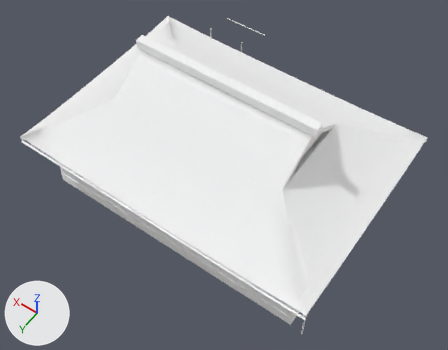
Renders of the glTF model public/assets/models/architecture/minka-kawara_2.glb from each side of a commit.
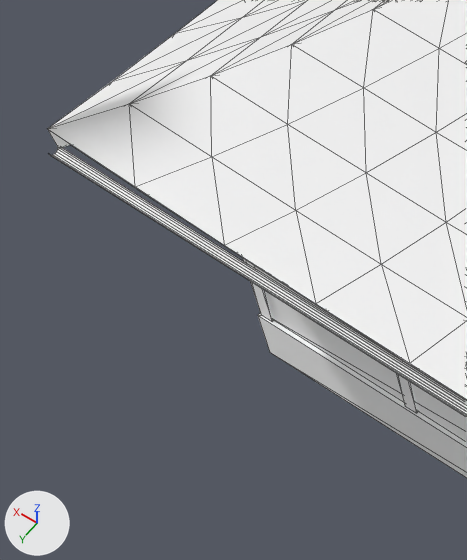
Old and new are each drawn whole from a 50 mm lens placed at (-11.21, 15.68, 25.38), pointed at (-0.63, 0.87, 2.1) and again close up on the part from 2% to 23% of the width and 32% to 63% of the height. The axes (+X, +Y, +Z) are drawn at lower left. The lights are the same throughout. The older version's two pictures come first. The close-ups show mesh edges as thin lines. Where no turn or scale is listed for an object, it has been applied to the vertices. Vertices at exactly the same position are counted once.

The scene before the commit, as lines of its bpy script (objects in view):
```python
me_minka_kawara_2 = bpy.data.meshes.new('minka-kawara_2')
me_minka_kawara_2.from_pydata(...)  # 2021 vertices, 3626 faces; spans x -7.8..7.8, y -6.7..6.7, z -3.6..3.6
me_minka_kawara_2.materials.append(mat_stone_granite)  # white #ffffff
me_minka_kawara_2.materials.append(mat_wood_frame)  # white #ffffff
me_minka_kawara_2.materials.append(mat_wood_siding)  # white #ffffff
me_minka_kawara_2.materials.append(mat_plaster_white)  # white #ffffff
me_minka_kawara_2.materials.append(mat_wood_dark)  # white #ffffff
me_minka_kawara_2.materials.append(mat_wood_old)  # white #ffffff
me_minka_kawara_2.materials.append(mat_interior_dark)  # white #ffffff
me_minka_kawara_2.materials.append(mat_glass)  # white #ffffff
me_minka_kawara_2.materials.append(mat_aluminium)  # white #ffffff
me_minka_kawara_2.materials.append(mat_wood_planks)  # white #ffffff
me_minka_kawara_2.materials.append(mat_roof_kawara)  # white #ffffff
me_minka_kawara_2.materials.append(mat_roof_soffit)  # white #ffffff
me_minka_kawara_2.materials.append(mat_roof_kawara_ridge)  # white #ffffff
me_minka_kawara_2.materials.append(mat_metal_grey)  # white #ffffff
me_minka_kawara_2.materials.append(mat_bamboo_green)  # white #ffffff
ob_minka_kawara_2 = bpy.data.objects.new('minka-kawara_2', me_minka_kawara_2)
ob_minka_kawara_2.location = (0.0, -1.08, 3.63)
```
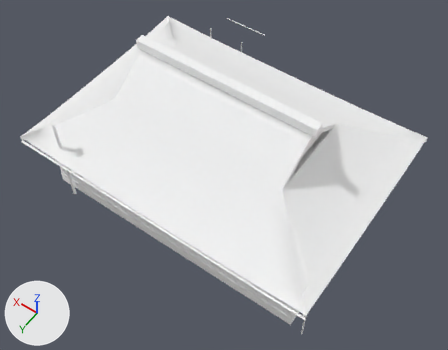
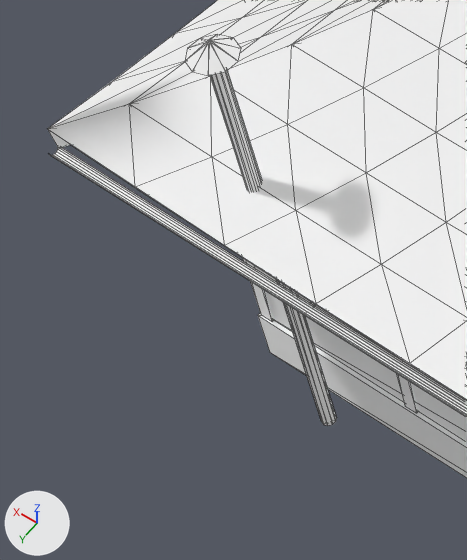
Pixel boxes [x1, y1, x2, y2] of what changed, in the close-ups (467 x 560 px):
part 1 of me_minka_kawara_2, added
    after: [210, 71, 337, 426]
part 2 of me_minka_kawara_2, added
    after: [185, 34, 241, 75]

Edits to the bpy script that builds the scene:
```text
Add mat_metal_dark:
    mat_metal_dark = principled_material('metal_dark')
    mat_metal_dark.base_color = (1.0, 1.0, 1.0)  # white #ffffff
    mat_metal_dark.metallic = 1.0
    mat_metal_dark.roughness = 1.0
Change me_minka_kawara_2:
    used by ob_minka_kawara_2; location = (0.0, -1.08, 3.63)
    remove me_minka_kawara_2.from_pydata(...)  # 2021 vertices, 3626 faces; spans x -7.8..7.8, y -6.7..6.7, z -3.6..3.6
    add me_minka_kawara_2.from_pydata(...)  # 2081 vertices, 3730 faces; spans x -7.8..7.8, y -6.7..6.7, z -3.6..3.6
    me_minka_kawara_2 part 1: a new loose piece, a 10-sided cylinder along z spanning x 5.58..5.72, y 5.96..6.1, z -3.43..1.77, in mat_metal_grey (white #ffffff)
    me_minka_kawara_2 part 2: a new loose piece, a 10-sided cut cone along z (radius 0.24 at the low end, 0.02 at the high end) spanning x 5.42..5.88, y 5.79..6.27, z 1.79..1.95, in mat_metal_grey (white #ffffff)
    other edits to the shape of me_minka_kawara_2 do not show in these pictures
    add me_minka_kawara_2.materials.append(mat_metal_dark)  # white #ffffff
```
